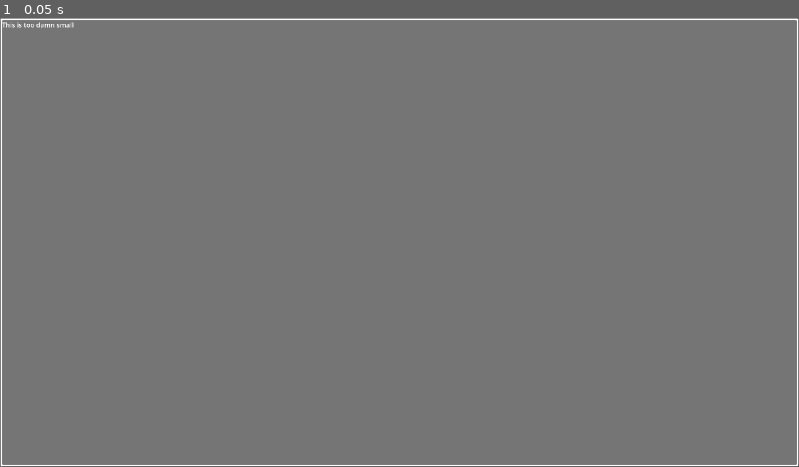
Above: before the commit, frame 1.
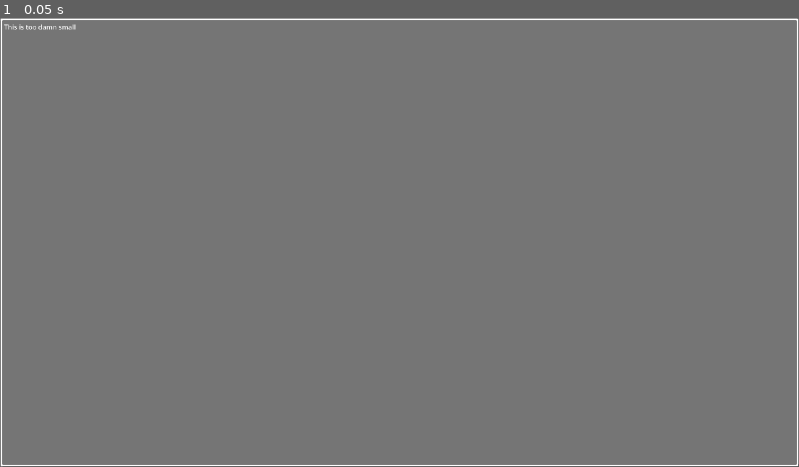
Above: after the commit, the same moment.

Repository: Cilka/Mshauri
Game: Godot game, scene res://src/Windows/Dialog.tscn
The game is run twice, just before and just after one commit, with the same random seed, the same clock (stepped at 60 frames per second) and the same inputs. This scene is started directly instead of the project's main scene. The engine's default icon, where the game draws it, is replaced by a stand-in: a white triangle on a blue panel in a dark square.
Inputs:
- Up to frame 1 (0.05 s): no input

The runs differ from the first frame. In frame 1, less than 0.1% of the frame differs, in the area x 0-10%, y 0-3%.

Commit message:
Fixing dialog window

Diff:
--- a/assets/mentors/Rin.tres
+++ b/assets/mentors/Rin.tres
@@ -7,13 +7,6 @@
 
 [sub_resource type="Resource" id="Resource_k0mge"]
 script = ExtResource("4_manem")
-intro = Dictionary[String, ExtResource("2_6owhy")]({})
-greeting = Dictionary[String, ExtResource("2_6owhy")]({})
-idle = Dictionary[String, ExtResource("2_6owhy")]({})
-working = Dictionary[String, ExtResource("2_6owhy")]({})
-emote_review = Dictionary[String, ExtResource("2_6owhy")]({})
-crisis = Dictionary[String, ExtResource("2_6owhy")]({})
-operation = Dictionary[String, ExtResource("2_6owhy")]({})
 metadata/_custom_type_script = "uid://cw2md8dp27c3e"
 
 [sub_resource type="Resource" id="Resource_sceg3"]
@@ -33,6 +26,5 @@
 secondary_trait = 1
 bio = "A fairy dremt up from a child long forgoten to time. An observent, yet soft-spoken woman that seems to more patience than years around the sun."
 visage = SubResource("Resource_sceg3")
-alt_visage = Array[ExtResource("1_sceg3")]([])
 sayings = SubResource("Resource_k0mge")
 metadata/_custom_type_script = "uid://4omyd14nuwbm"
--- a/project.godot
+++ b/project.godot
@@ -8,12 +8,16 @@
 
 config_version=5
 
+[animation]
+
+compatibility/default_parent_skeleton_in_mesh_instance_3d=true
+
 [application]
 
 config/name="Mshauri"
 config/description="Because every hero needs someone in their corner!"
 run/main_scene="uid://c6bk7ahfnp41m"
-config/features=PackedStringArray("4.4", "GL Compatibility")
+config/features=PackedStringArray("4.7", "GL Compatibility")
 boot_splash/show_image=false
 config/icon="res://icon.svg"
 
--- a/src/Main.tscn
+++ b/src/Main.tscn
@@ -1,17 +1,20 @@
-[gd_scene load_steps=2 format=3 uid="uid://c6bk7ahfnp41m"]
+[gd_scene format=3 uid="uid://c6bk7ahfnp41m"]
 
 [ext_resource type="Script" uid="uid://dohkd02t2y80f" path="res://src/main.gd" id="1_4gxt3"]
 
-[node name="Main" type="Node"]
+[node name="Main" type="Node" unique_id=1387633957]
 script = ExtResource("1_4gxt3")
 
-[node name="Camera2D" type="Camera2D" parent="."]
+[node name="Camera2D" type="Camera2D" parent="." unique_id=1460290067]
 
-[node name="DialogBox" type="Popup" parent="."]
+[node name="DialogWindow" type="Window" parent="." unique_id=1565816824]
 transparent_bg = true
+oversampling_override = 1.0
 title = "Dialog Window"
 size = Vector2i(300, 200)
-mouse_passthrough_polygon = PackedVector2Array(0, 0)
+visible = false
 exclusive = true
-always_on_top = true
+borderless = true
 transparent = true
+unfocusable = true
+popup_window = true
--- a/src/System.gd
+++ b/src/System.gd
@@ -22,7 +22,6 @@
 const MENTOR_PATH = "user://councle"
 func _ready():
 	var err : Error
-
 	if !FileAccess.file_exists(SETTINGS_FILE_PATH):
 		WaitToCloseDialogInterval = 8
 		WaitToTalkInterval = 300
--- a/src/Windows/Dialog.tscn
+++ b/src/Windows/Dialog.tscn
@@ -1,13 +1,13 @@
-[gd_scene load_steps=4 format=3 uid="uid://ctgsmlc3sim2i"]
+[gd_scene format=3 uid="uid://ctgsmlc3sim2i"]
 
 [ext_resource type="Script" uid="uid://ewu7bmcqxpag" path="res://src/Windows/DialogBox.gd" id="1_fxejj"]
 [ext_resource type="Texture2D" uid="uid://d2nfoiyhgf3ol" path="res://assets/ui/OldWorldRoyalBoarder.png" id="1_rtmn4"]
 [ext_resource type="Script" uid="uid://c11ljw6xvmm15" path="res://src/Windows/Components/word_processor.gd" id="3_ipktq"]
 
-[node name="Dialog" type="CanvasLayer"]
+[node name="Dialog" type="CanvasLayer" unique_id=758143876]
 script = ExtResource("1_fxejj")
 
-[node name="NinePatchRect" type="NinePatchRect" parent="."]
+[node name="NinePatchRect" type="NinePatchRect" parent="." unique_id=1167746721]
 custom_minimum_size = Vector2(300, 200)
 anchors_preset = 15
 anchor_right = 1.0
@@ -21,7 +21,7 @@
 patch_margin_right = 7
 patch_margin_bottom = 7
 
-[node name="MarginContainer" type="MarginContainer" parent="NinePatchRect"]
+[node name="MarginContainer" type="MarginContainer" parent="NinePatchRect" unique_id=1635210535]
 layout_mode = 1
 anchors_preset = 15
 anchor_right = 1.0
@@ -33,16 +33,25 @@
 theme_override_constants/margin_right = 5
 theme_override_constants/margin_bottom = 5
 
-[node name="Panel" type="Panel" parent="NinePatchRect/MarginContainer"]
+[node name="Panel" type="Panel" parent="NinePatchRect/MarginContainer" unique_id=838158902]
 layout_mode = 2
 
-[node name="VBoxContainer" type="VBoxContainer" parent="NinePatchRect/MarginContainer/Panel"]
-custom_minimum_size = Vector2(200, 300)
+[node name="MarginContainer" type="MarginContainer" parent="NinePatchRect/MarginContainer/Panel" unique_id=75913644]
+layout_mode = 1
+anchors_preset = 15
+anchor_right = 1.0
+anchor_bottom = 1.0
+grow_horizontal = 2
+grow_vertical = 2
+theme_override_constants/margin_left = 5
+theme_override_constants/margin_top = 5
+theme_override_constants/margin_right = 5
+theme_override_constants/margin_bottom = 5
+
+[node name="VBoxContainer" type="VBoxContainer" parent="NinePatchRect/MarginContainer/Panel/MarginContainer" unique_id=2069884540]
 layout_mode = 2
-offset_right = 1.0
-offset_bottom = 23.0
 
-[node name="Message" type="RichTextLabel" parent="NinePatchRect/MarginContainer/Panel/VBoxContainer"]
+[node name="Message" type="RichTextLabel" parent="NinePatchRect/MarginContainer/Panel/MarginContainer/VBoxContainer" unique_id=777607196]
 clip_contents = false
 layout_mode = 2
 bbcode_enabled = true
@@ -50,15 +59,15 @@
 fit_content = true
 scroll_active = false
 
-[node name="TypeTimer" type="Timer" parent="."]
+[node name="TypeTimer" type="Timer" parent="." unique_id=1031174967]
 wait_time = 0.04
 
-[node name="PauseTimer" type="Timer" parent="."]
+[node name="PauseTimer" type="Timer" parent="." unique_id=467140355]
 
-[node name="AutoCloseTimer" type="Timer" parent="."]
+[node name="AutoCloseTimer" type="Timer" parent="." unique_id=962233402]
 wait_time = 3.5
 
-[node name="WordProcessor" type="Node" parent="."]
+[node name="WordProcessor" type="Node" parent="." unique_id=1095181629]
 script = ExtResource("3_ipktq")
 
 [connection signal="timeout" from="TypeTimer" to="." method="_on_type_timer_timeout"]
--- a/src/Windows/DialogBox.gd
+++ b/src/Windows/DialogBox.gd
@@ -6,8 +6,8 @@
 var _can_close_window : bool = false
 var autoclose: bool = false
 var choice_select = load("res://src/Windows/Components/ChoiceSelection.tscn") as PackedScene
-@onready var message_box : RichTextLabel = $NinePatchRect/MarginContainer/Panel/VBoxContainer/Message
-@onready var dialog_panel = $NinePatchRect/MarginContainer/Panel/VBoxContainer
+@onready var message_box : RichTextLabel = $NinePatchRect/MarginContainer/Panel/MarginContainer/VBoxContainer/Message
+@onready var dialog_panel = $NinePatchRect/MarginContainer/Panel/MarginContainer/VBoxContainer
 @onready var type_timer : Timer = get_node("TypeTimer")
 @onready var pause_timer : Timer = get_node("PauseTimer")
 @onready var autoclose_timer : Timer = get_node("AutoCloseTimer")
--- a/src/Windows/WindowWeaver.gd
+++ b/src/Windows/WindowWeaver.gd
@@ -24,7 +24,7 @@
 		_quick_menu = load("res://src/Windows/QuickMenu.tscn")
 	if !_choice_box:
 		_choice_box = load("res://src/Windows/DialogOption.tscn")
-	dialog_box_window = get_node("/root/Main/DialogBox")
+	dialog_box_window = get_node("/root/Main/DialogWindow")
 func OpenDialog(window_pos : Vector2i, convo :Dialectic) -> Window:
 	var talk = _dialog_box.instantiate()
 	var new_window = _weave(window_pos,talk)
@@ -74,7 +74,6 @@
 	_windows["Quick Menu"].resize_to_control()
 	_windows["Quick Menu"].borderless = false
 	_windows["Quick Menu"].transparent = true
-	_windows["Quick Menu"].transient = true
 	_windows["Quick Menu"].transparent_bg = true
 	_windows["Quick Menu"].WINDOW_INITIAL_POSITION_ABSOLUTE
 	_windows["Quick Menu"].physics_object_picking = true
--- a/src/friend.gd
+++ b/src/friend.gd
@@ -29,7 +29,7 @@
 	companion_data = persona
 	Weaver.focused_window_open.connect(_on_focused_window_open)
 	Weaver.focused_window_closed.connect(_on_focused_window_closed)
-	Weaver.dialog_box_window.popup_hide.connect(_on_chat_close)
+	Weaver.dialog_box_window.visibility_changed.connect(_on_chat_close)
 	talk_timer.wait_time = System.WaitToTalkInterval
 	if System.QuietTimeInterval > 0:
 		quiet_timer.wait_time =System.QuietTimeInterval
--- a/src/main.gd
+++ b/src/main.gd
@@ -7,7 +7,7 @@
 @export_range(0, 19) var player_visibility_layer: int = 1
 @export_range(0, 19) var world_visibility_layer: int = 0
 @onready var _main_camera: Camera2D = $Camera2D
-@onready var dialog_window = $DialogBox
+@onready var dialog_window = $DialogWindow
 @export var dialog_window_position :Vector2i = Vector2i(800,800)
 var mentor_window
 var mentor : Mentor
@@ -49,7 +49,6 @@
 		profile_in_progress.emit()
 	if !dialog_window_set:
 		dialog_window.position = Vector2i(screen.x/2 - dialog_window.size.x/2, screen.y-dialog_window.size.y)
-	dialog_window.exclusive = false
 
 func _process(delta: float) -> void:
 	cam.position = get_window().position
Not shown: 1 places in assets/mentors/Rin.tres that only renumber resources
